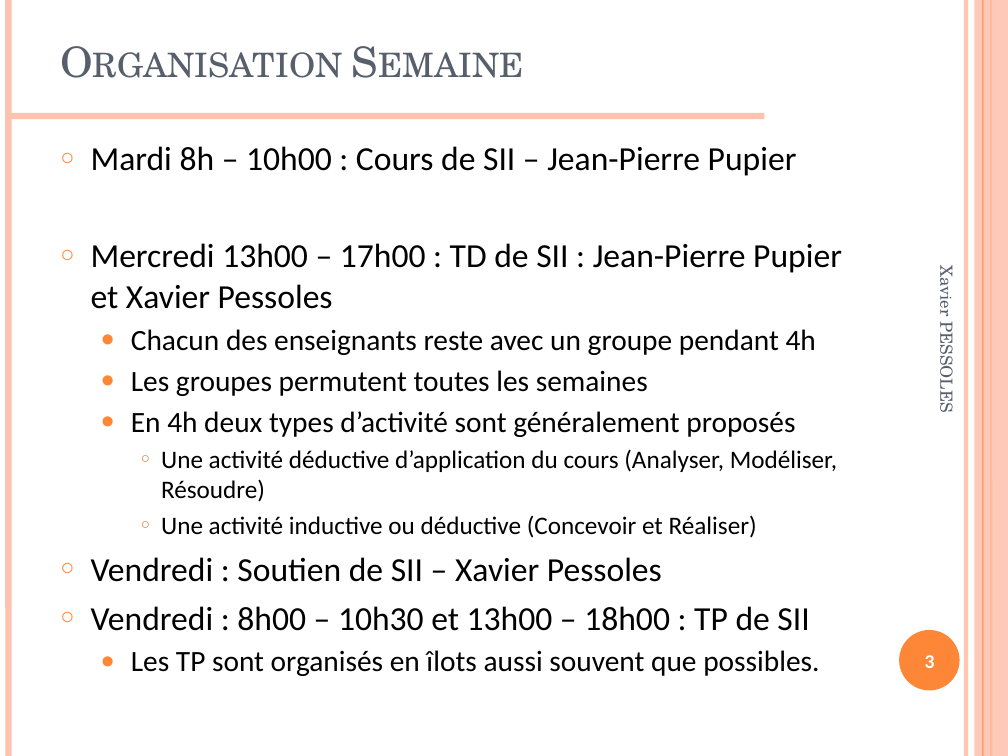
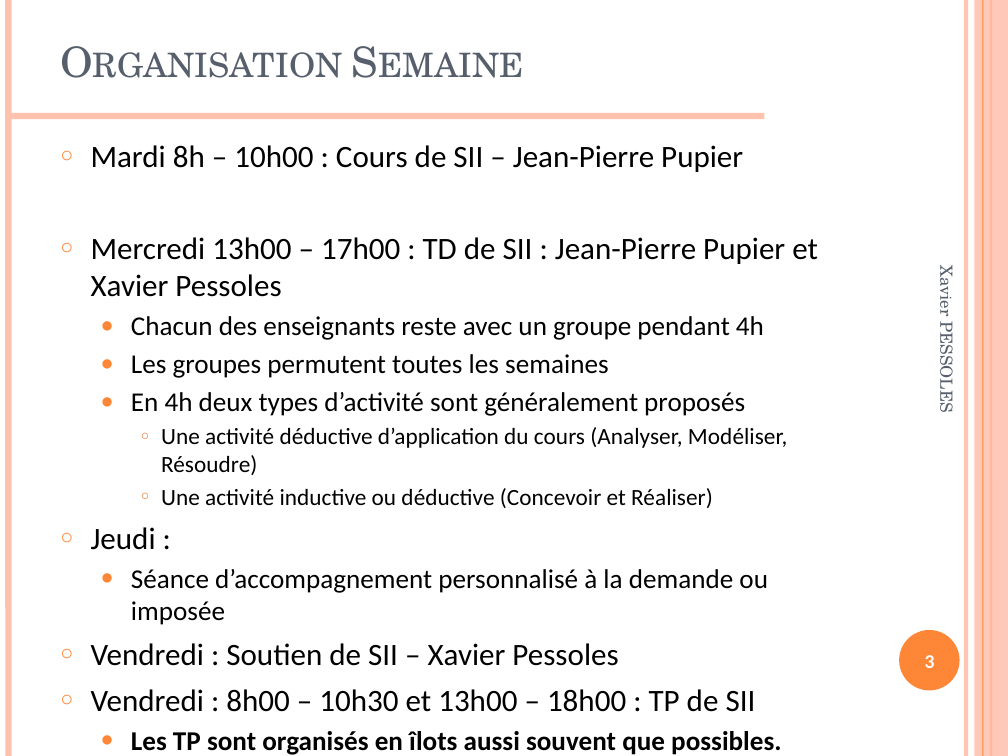
Before and after one commit to xpessoles/PTSI, a slide deck: slide 3 of Presentations/Organisation_SII.pptx. Drawn at 1008x756 pixels with LibreOffice and Linux fonts; fonts in the diff are those of the drawing; background and template pictures are left out. Boxes give left, top, right and bottom in pixels: in the first picture for what was removed or moved away, otherwise in the second. Text is boxed around its words. In the diff, an @@ line names an element or a change of style, - is before the commit and + after.

```diff
--- a/Presentations/Organisation_SII.pptx
+++ b/Presentations/Organisation_SII.pptx
@@ text at (91, 145, 818, 755): size 24 to 22.2 pt in "Mardi 8h – 10h00 : Cours de ...", "Mercredi 13h00 – 17h00 : TD de ...", "Vendredi : Soutien de SII – Xavier ...", "Vendredi : 8h00 – 10h30 et 13h00 ..."; size 21 to 19.4 pt in "Chacun des enseignants reste avec un groupe ...", "Les groupes permutent toutes les semaines", "En 4h deux types d’activité sont généralement ...", "Les TP sont organisés en îlots aussi ..."; size 18 to 16.6 pt in "Une activité déductive d’application du cours (Analyser, ...", "Une activité inductive ou déductive (Concevoir et ..."; bold on in "Les TP sont organisés en îlots aussi ..." @@
@@ text at (91, 527, 768, 625): paragraphs added @@
+○ Jeudi :
+  ● Séance d’accompagnement personnalisé à la demande ou imposée
```
Also in this commit, not shown: 4 other slides changed, 2 other files.
